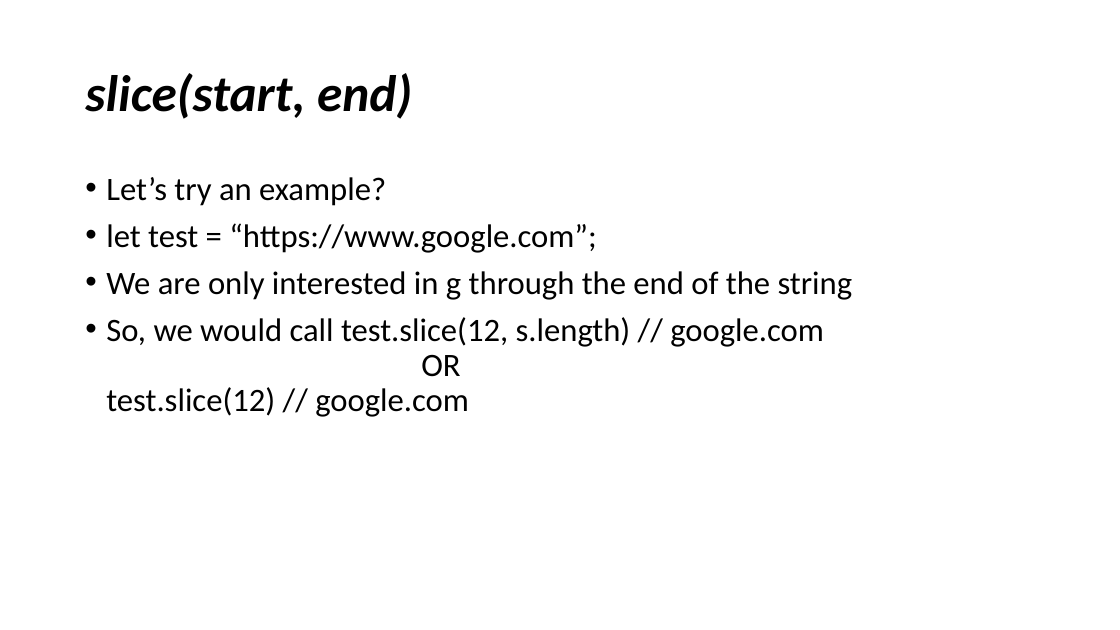
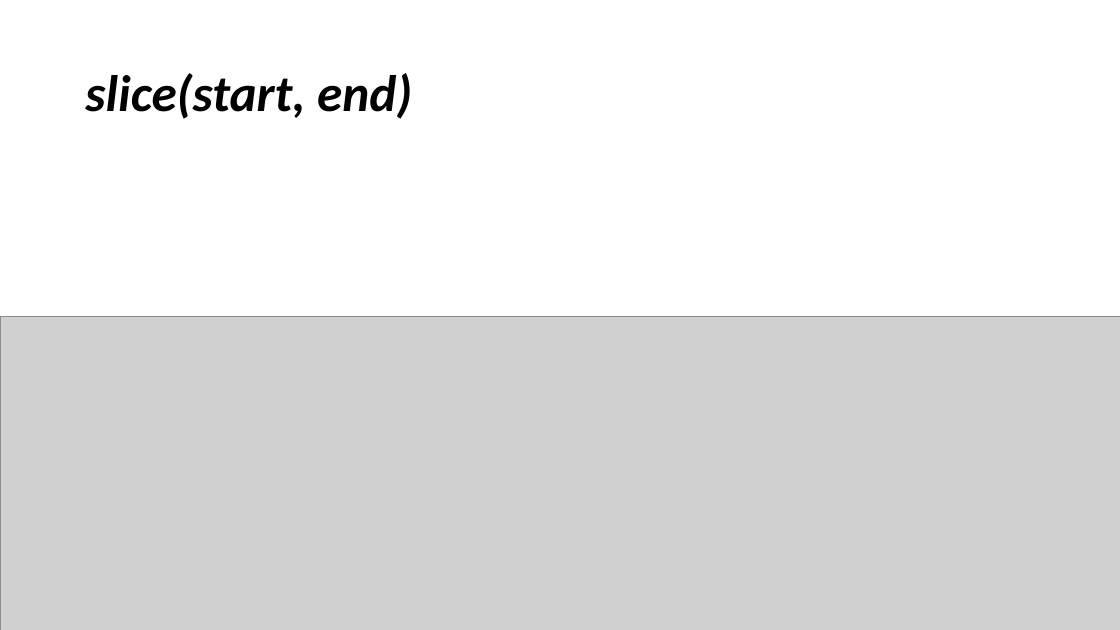
Before and after one commit to YWCANWIL-TechLab/Module4-DataTypes-Day1, a slide deck: slide 13 of slides/Strings.pptx. Drawn at 1120x630 pixels with LibreOffice and Linux fonts; fonts in the diff are those of the drawing; grey boxes stand for pictures. Boxes give left, top, right and bottom in pixels: in the first picture for what was removed or moved away, otherwise in the second. Text is boxed around its words. In the diff, an @@ line names an element or a change of style, - is before the commit and + after.

```diff
--- a/slides/Strings.pptx
+++ b/slides/Strings.pptx
@@ text removed at (106,177,853,417) @@
-• Let’s try an example?
-• let test = “https://www.google.com”;
-• We are only interested in g through the end of the string
-• So, we would call test.slice(12, s.length) // google.com
-  OR
-  test.slice(12) // google.com
@@ picture added at (0,317,1120,630) @@
```
Also in this commit, not shown: 2 other slides changed, 6 other files.
